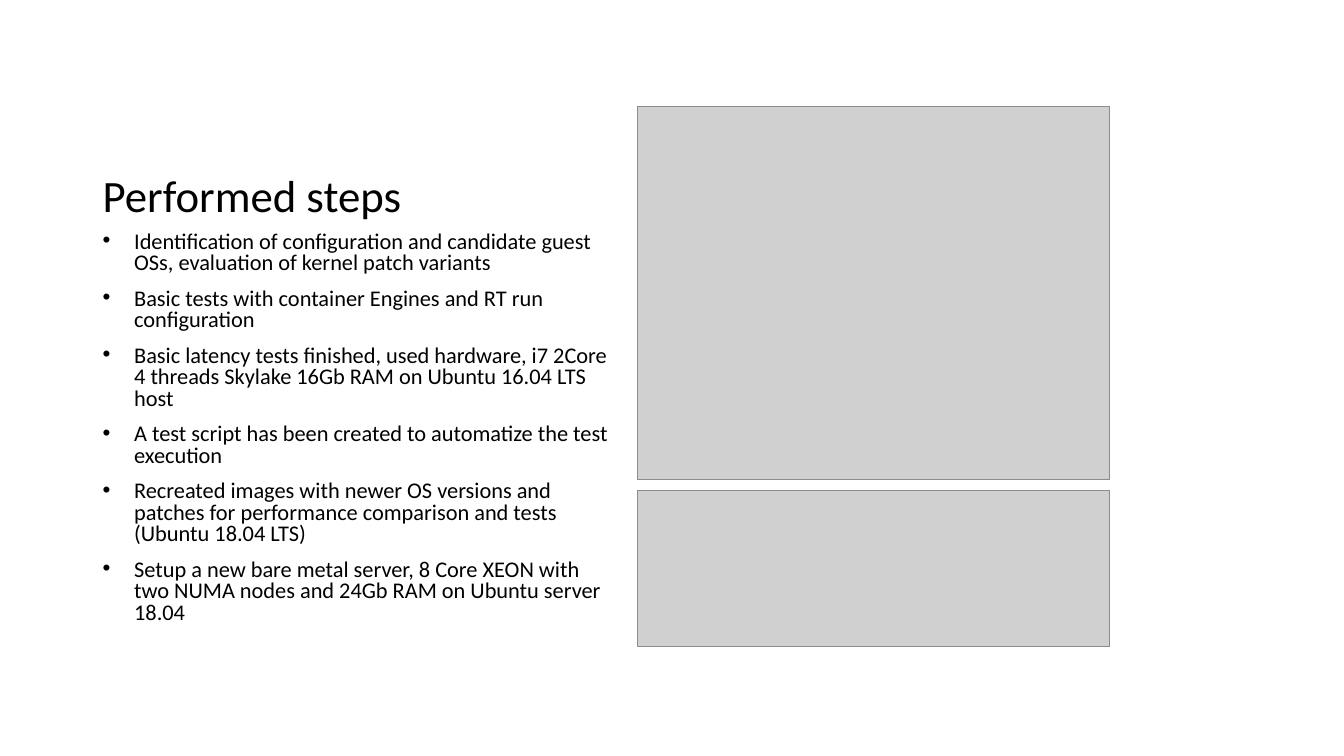
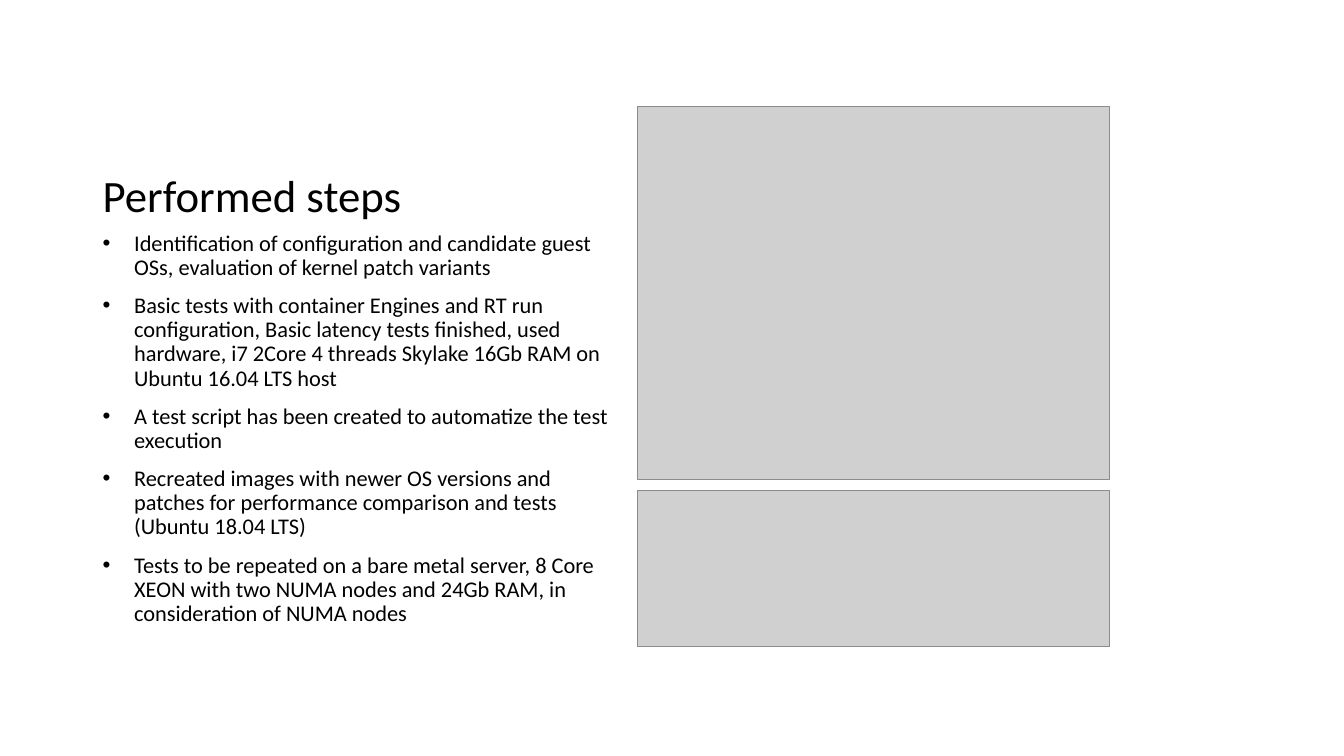
Before and after one commit to flhofer/real-time-containers, a slide deck: slide 2 of slides/Progress of VM tests2.pptx. Drawn at 1344x756 pixels with LibreOffice and Linux fonts; fonts in the diff are those of the drawing; grey boxes stand for pictures. Boxes give left, top, right and bottom in pixels: in the first picture for what was removed or moved away, otherwise in the second. Text is boxed around its words. In the diff, an @@ line names an element or a change of style, - is before the commit and + after.

```diff
--- a/slides/Progress of VM tests2.pptx
+++ b/slides/Progress of VM tests2.pptx
@@ text at box(134, 235, 607, 537): line spacing 0.8 to 0.9 @@
@@ text at box(134, 297, 600, 386): text changed @@
-• Basic tests with container Engines and RT run configuration
-• Basic latency tests finished, used hardware, i7 2Core 4 threads Skylake 16Gb RAM on Ubuntu 16.04 LTS host
+• Basic tests with container Engines and RT run configuration, Basic latency tests finished, used hardware, i7 2Core 4 threads Skylake 16Gb RAM on Ubuntu 16.04 LTS host
@@ text at box(134, 557, 594, 621): text changed @@
-• Setup a new bare metal server, 8 Core XEON with two NUMA nodes and 24Gb RAM on Ubuntu server 18.04
+• Tests to be repeated on a bare metal server, 8 Core XEON with two NUMA nodes and 24Gb RAM, in consideration of NUMA nodes
```
Also in this commit, not shown: 2 other slides changed.
